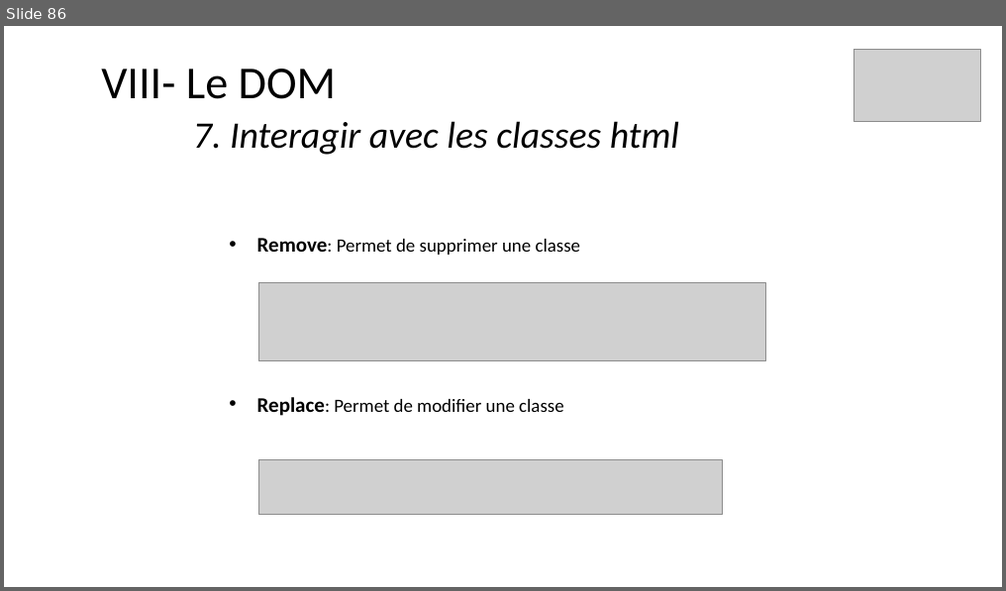
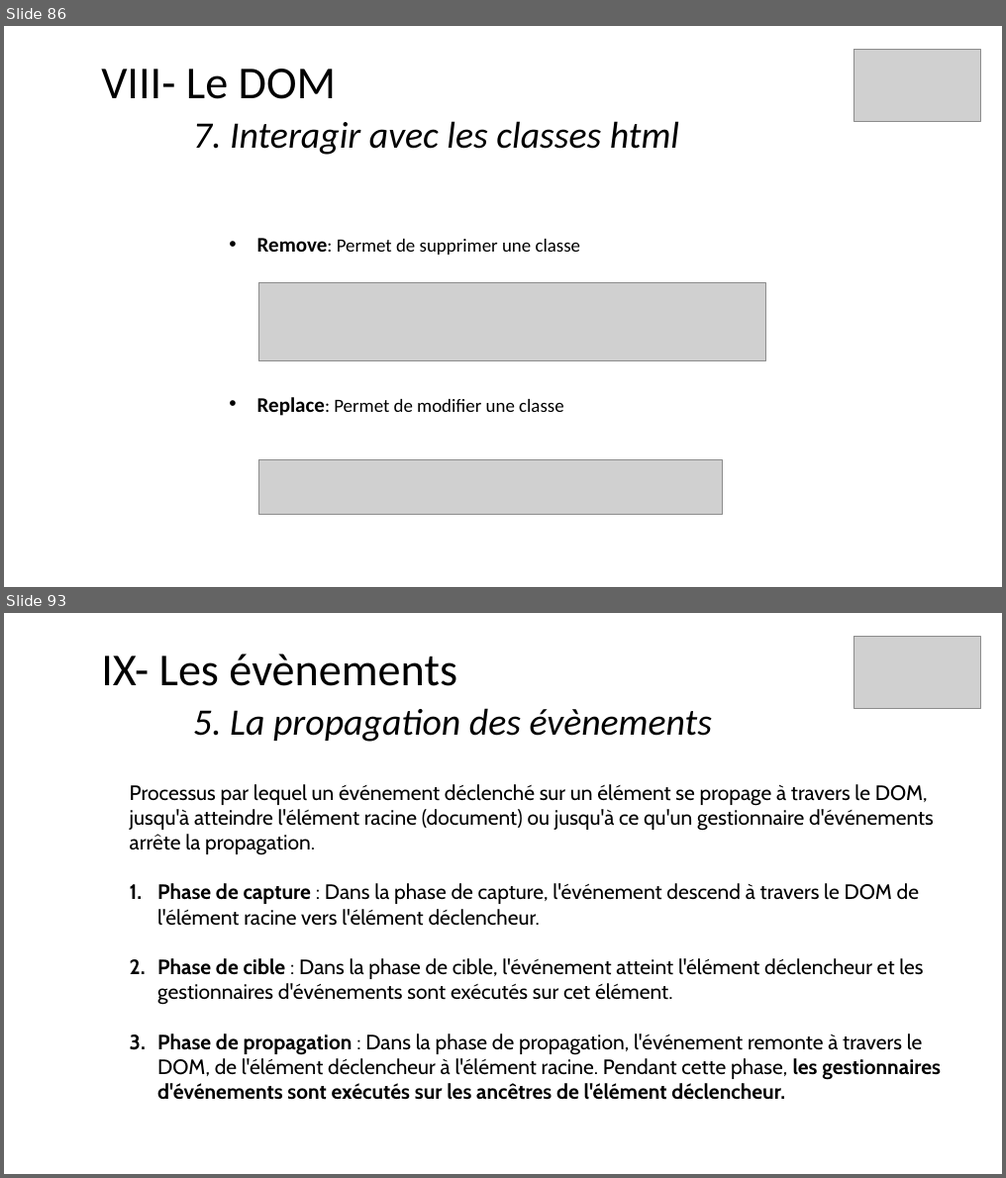
Before and after one commit to ArMb57/JavaScript, a slide deck: cours.pptx. Shown one above the other, each under a label of ours: slide 86 before the commit, slides 86 and 93 after it; the slides between them are not shown. The pictures are 1006x591 and 1006x1178 pixels, drawn with LibreOffice and Linux fonts; fonts in the diff are those of the drawing; grey boxes stand for pictures. Boxes give left, top, right and bottom in pixels: in the first picture for what was removed or moved away, otherwise in the second. Text is boxed around its words. In the diff, an @@ line names an element or a change of style, - is before the commit and + after.

```diff
--- a/cours.pptx
+++ b/cours.pptx
@@ slide 93 added at (x1=4, y1=613, x2=1002, y2=1174), background #FFFFFF @@
@@ picture added at (x1=853, y1=636, x2=981, y2=708) @@
@@ title added at (x1=101, y1=654, x2=712, y2=742), 36 pt, text #000000, italic @@
+IX- Les évènements
+5. La propagation des évènements
@@ text added at (x1=130, y1=784, x2=941, y2=1100), 20 pt, text #000000 @@
+Processus par lequel un événement déclenché sur un élément se propage à travers le DOM, jusqu'à atteindre l'élément racine (document) ou jusqu'à ce qu'un gestionnaire d'événements arrête la propagation.
+1. Phase de capture : Dans la phase de capture, l'événement descend à travers le DOM de l'élément racine vers l'élément déclencheur.
+2. Phase de cible : Dans la phase de cible, l'événement atteint l'élément déclencheur et les gestionnaires d'événements sont exécutés sur cet élément.
+3. Phase de propagation : Dans la phase de propagation, l'événement remonte à travers le DOM, de l'élément déclencheur à l'élément racine. Pendant cette phase, les gestionnaires d'événements sont exécutés sur les ancêtres de l'élément déclencheur.
```
Also in this commit, not shown: 9 other slides added.
